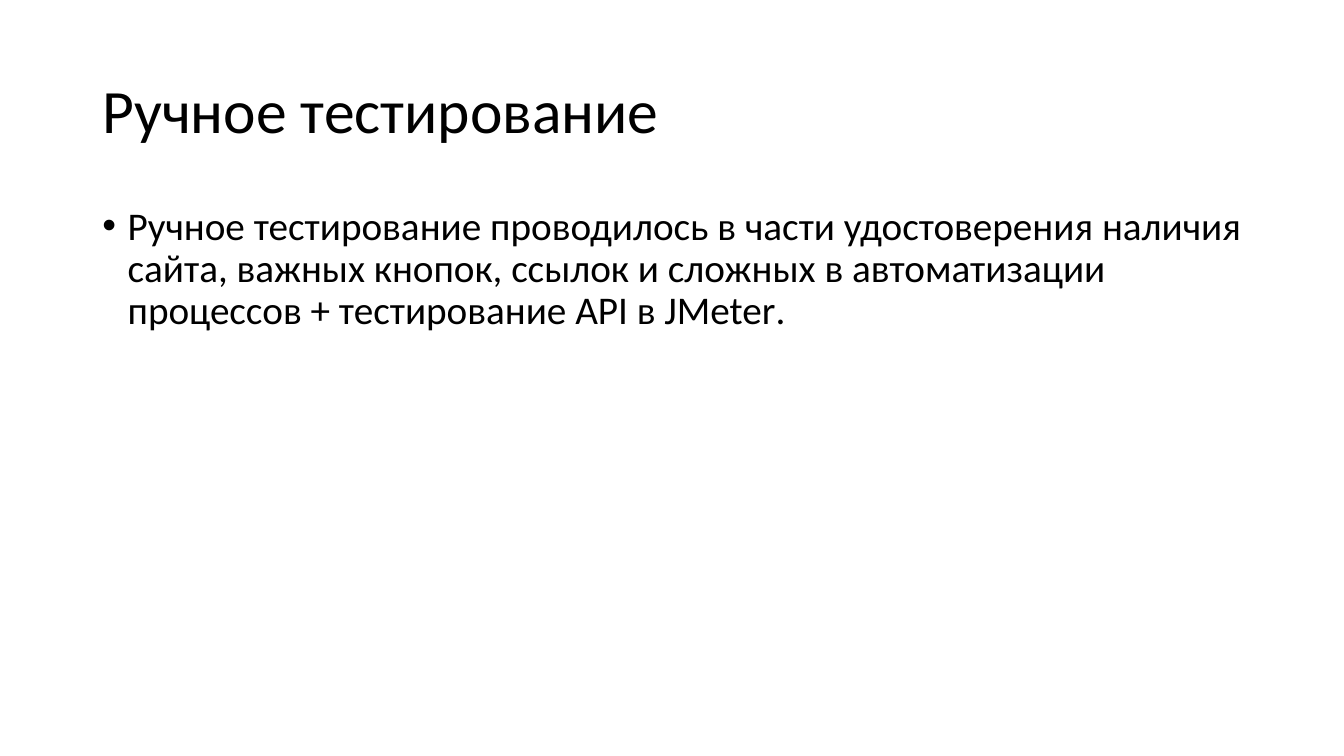
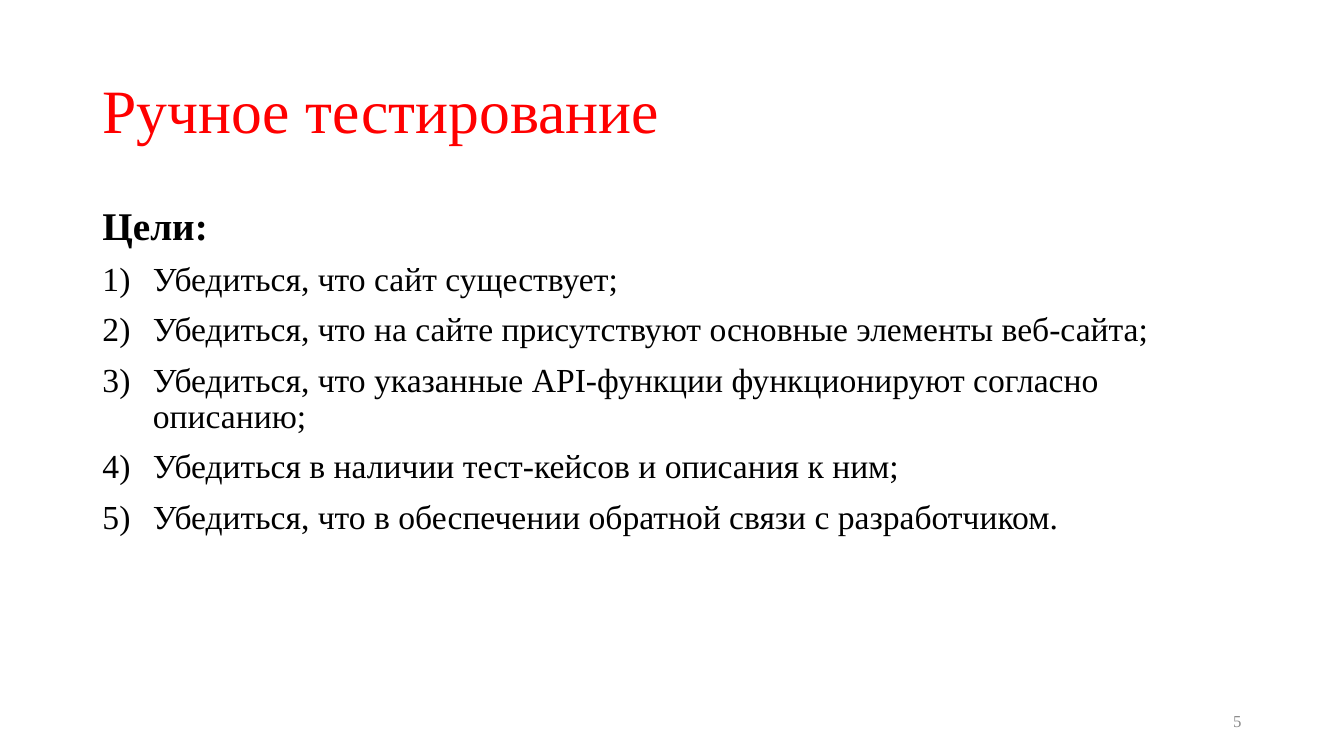
Before and after one commit to Sarnavskiy-Alexey/QA312-diploma, a slide deck: slide 5 of docs/Презентация к диплому.pptx. Drawn at 1344x756 pixels with LibreOffice and Linux fonts; fonts in the diff are those of the drawing. Boxes give left, top, right and bottom in pixels: in the first picture for what was removed or moved away, otherwise in the second. Text is boxed around its words. In the diff, an @@ line names an element or a change of style, - is before the commit and + after.

```diff
--- a/docs/Презентация к диплому.pptx
+++ b/docs/Презентация к диплому.pptx
@@ title "Ручное тестирование" at [102,92,659,144]: font Calibri to Times New Roman, text colour #000000 to #FF0000 @@
@@ text at [102,214,1148,535]: text changed; size 28 to 24 pt; font Calibri to Times New Roman @@
-• Ручное тестирование проводилось в части удостоверения наличия сайта, важных кнопок, ссылок и сложных в автоматизации процессов + тестирование API в JMeter.
+Цели:
+1) Убедиться, что сайт существует;
+2) Убедиться, что на сайте присутствуют основные элементы веб-сайта;
+3) Убедиться, что указанные API-функции функционируют согласно описанию;
+4) Убедиться в наличии тест-кейсов и описания к ним;
+5) Убедиться, что в обеспечении обратной связи с разработчиком.
@@ page number added at [1233,716,1241,727], 12 pt, text #8C8C8C @@
+5
```
Also in this commit, not shown: 9 other slides changed, 2 other files.
